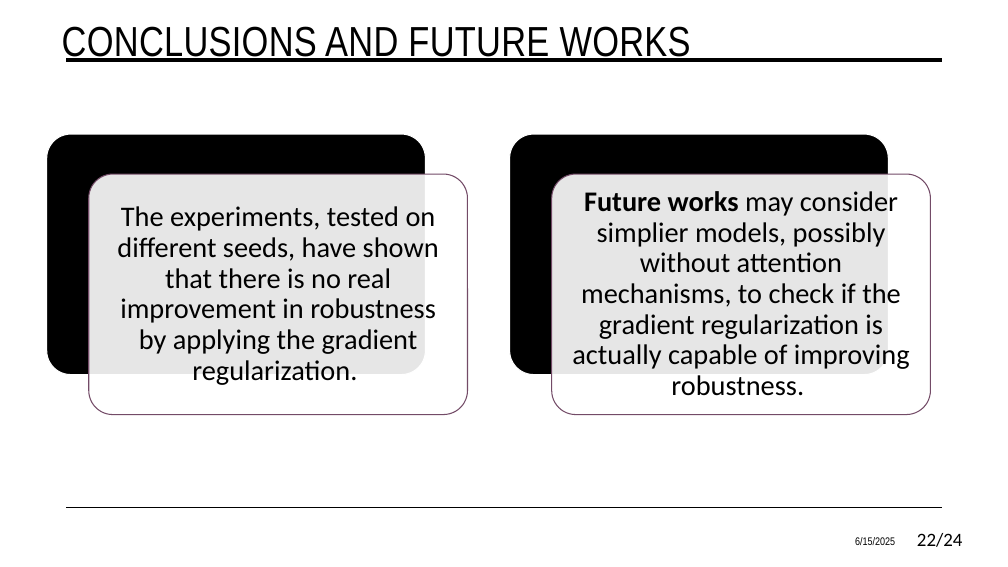
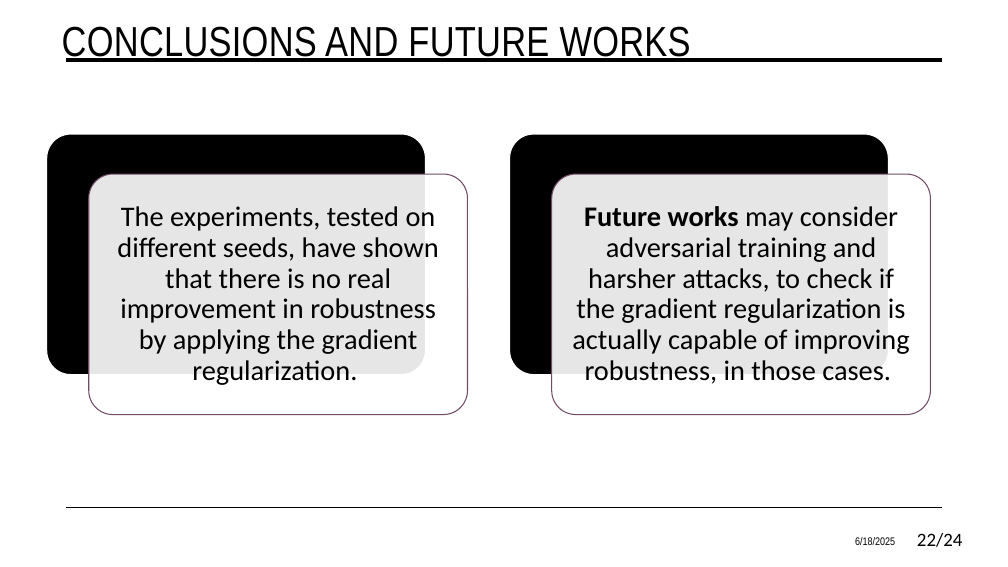
Before and after one commit to Andrea-Caminiti/Improving-Robustness-of-Deepfake-Detectors-through-Gradient-Regularization, a slide deck: slide 22 of Improving Robustness of Deepfake Detectors through Gradient Regularization.pptx. Drawn at 1008x567 pixels with LibreOffice and Linux fonts; fonts in the diff are those of the drawing. Boxes give left, top, right and bottom in pixels: in the first picture for what was removed or moved away, otherwise in the second. Text is boxed around its words. In the diff, an @@ line names an element or a change of style, - is before the commit and + after.

Commit message:
Final Slides update

```diff
--- a/Improving Robustness of Deepfake Detectors through Gradient Regularization.pptx
+++ b/Improving Robustness of Deepfake Detectors through Gradient Regularization.pptx
@@ text at <box>572,206,910,384</box>: text changed @@
-Future works may consider simplier models, possibly without attention mechanisms, to check if the gradient regularization is actually capable of improving robustness.
+Future works may consider adversarial training and harsher attacks, to check if the gradient regularization is actually capable of improving robustness, in those cases.
@@ text at <box>855,537,895,545</box>: text changed @@
-6/15/2025
+6/18/2025
```
Also in this commit, not shown: 23 other slides changed.
